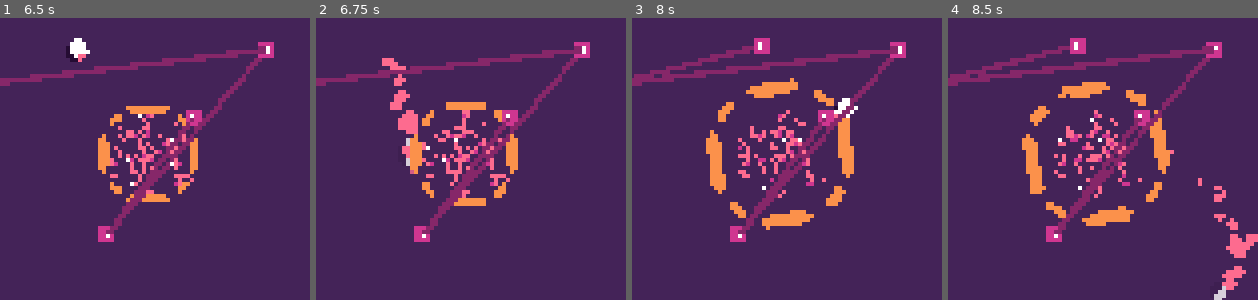
Above: before the commit, frames 1-4 (left to right).
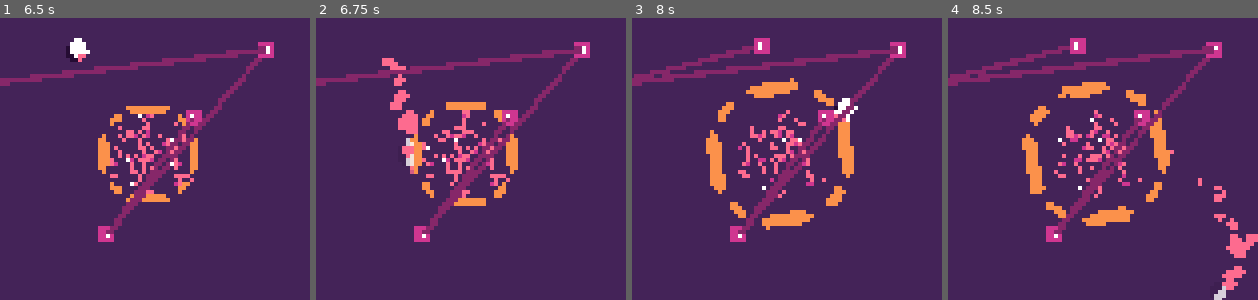
Above: after the commit, the same moments.

Repository: EdBarrancos/Signal
Game: Godot game, scene res://Game/Scenes/Game.tscn
The game is run twice, just before and just after one commit, with the same random seed, the same clock (stepped at 60 frames per second) and the same inputs. Sound files missing from this copy of the repository are replaced by a short silence.
Inputs:
- Up to frame 1 (6.5 s): hold Z (BOOST) 0.53-1.28 s; hold D (RIGHT) 0.53-2.03 s; tap X (CHORD) every 1.5 s from 1.35 to 5.85 s; hold Z (BOOST) 2.03-2.78 s; hold A (LEFT) 2.03-4.28 s; hold Z (BOOST) 3.53-4.28 s; hold D (RIGHT) from 4.28 s (still down); hold Z (BOOST) 5.03-5.78 s
- Up to frame 2 (6.75 s): keep holding D (RIGHT); hold Z (BOOST) from 6.53 s (still down)
- Up to frame 3 (8 s): keep holding D (RIGHT); release Z (BOOST) at 7.28 s; tap X (CHORD) at 7.35 s
- Up to frame 4 (8.5 s): release D (RIGHT) at 8.03 s; hold A (LEFT) from 8.03 s (still down); hold Z (BOOST) from 8.03 s (still down)
The pictures show only the part of the screen within x 34-84%, y 22-72%; the shares and areas given below are measured in that part.

Frame 1 is identical in both runs. In frame 2, 0.1% of the frame differs, in the area x 30-32%, y 43-54%; in frame 3, less than 0.1%; in frame 4, less than 0.1%.

Commit message:
Add Plant destruction and regrowth

Diff:
--- a/project/Plants/Scenes/Plant.tscn
+++ b/project/Plants/Scenes/Plant.tscn
@@ -1,9 +1,9 @@
-[gd_scene load_steps=7 format=2]
+[gd_scene load_steps=11 format=2]
 
-[ext_resource path="res://Plants/Assets/plant_sprites/plant.png" type="Texture" id=1]
+[ext_resource path="res://Plants/Assets/plant_sprites/sheets/plant2-Sheet.png" type="Texture" id=1]
 [ext_resource path="res://Plants/Scripts/Plant.gd" type="Script" id=2]
-[ext_resource path="res://Plants/Assets/plant_sprites/plant2.png" type="Texture" id=3]
-[ext_resource path="res://Plants/Assets/plant_sprites/plant3.png" type="Texture" id=4]
+[ext_resource path="res://Plants/Assets/plant_sprites/sheets/plant3-Sheet.png" type="Texture" id=3]
+[ext_resource path="res://Plants/Assets/plant_sprites/sheets/plant1-Sheet.png" type="Texture" id=5]
 
 [sub_resource type="Shader" id=3]
 code = "// original wind shader from https://github.com/Maujoe/godot-simple-wind-shader-2d/tree/master/assets/maujoe.simple_wind_shader_2d
@@ -38,10 +38,81 @@
 shader_param/wind = Vector2( 0, 0 )
 shader_param/heightOffset = 0.296
 
+[sub_resource type="RectangleShape2D" id=4]
+extents = Vector2( 1, 0.5 )
+
+[sub_resource type="Animation" id=7]
+resource_name = "Dead"
+length = 0.001
+tracks/0/type = "value"
+tracks/0/path = NodePath("Sprite:frame")
+tracks/0/interp = 1
+tracks/0/loop_wrap = true
+tracks/0/imported = false
+tracks/0/enabled = true
+tracks/0/keys = {
+"times": PoolRealArray( 0 ),
+"transitions": PoolRealArray( 1 ),
+"update": 1,
+"values": [ 0 ]
+}
+
+[sub_resource type="Animation" id=5]
+resource_name = "Grow"
+length = 0.6
+tracks/0/type = "value"
+tracks/0/path = NodePath("Sprite:frame")
+tracks/0/interp = 1
+tracks/0/loop_wrap = true
+tracks/0/imported = false
+tracks/0/enabled = true
+tracks/0/keys = {
+"times": PoolRealArray( 0, 0.2, 0.4, 0.6 ),
+"transitions": PoolRealArray( 1, 1, 1, 1 ),
+"update": 1,
+"values": [ 0, 1, 2, 3 ]
+}
+
+[sub_resource type="Animation" id=6]
+length = 0.001
+tracks/0/type = "value"
+tracks/0/path = NodePath("Sprite:frame")
+tracks/0/interp = 1
+tracks/0/loop_wrap = true
+tracks/0/imported = false
+tracks/0/enabled = true
+tracks/0/keys = {
+"times": PoolRealArray( 0 ),
+"transitions": PoolRealArray( 1 ),
+"update": 0,
+"values": [ 3 ]
+}
+
 [node name="Plant" type="Node2D"]
 script = ExtResource( 2 )
-plant_sprites = [ ExtResource( 1 ), ExtResource( 3 ), ExtResource( 4 ) ]
+plant_sprites = [ ExtResource( 5 ), ExtResource( 1 ), ExtResource( 3 ) ]
 
 [node name="Sprite" type="Sprite" parent="."]
 material = SubResource( 2 )
-texture = ExtResource( 1 )
+texture = ExtResource( 5 )
+hframes = 4
+frame = 3
+
+[node name="HitBox" type="Area2D" parent="."]
+collision_layer = 0
+collision_mask = 2
+
+[node name="CollisionShape2D" type="CollisionShape2D" parent="HitBox"]
+position = Vector2( 0, 1.5 )
+shape = SubResource( 4 )
+
+[node name="AnimationPlayer" type="AnimationPlayer" parent="."]
+autoplay = "RESET"
+anims/Dead = SubResource( 7 )
+anims/Grow = SubResource( 5 )
+anims/RESET = SubResource( 6 )
+
+[node name="Timer" type="Timer" parent="."]
+
+[connection signal="body_entered" from="HitBox" to="." method="_on_HitBox_body_entered"]
+[connection signal="timeout" from="Timer" to="." method="_on_Timer_timeout"]
--- a/project/Plants/Scripts/Plant.gd
+++ b/project/Plants/Scripts/Plant.gd
@@ -7,8 +7,12 @@
 onready var sprite = $Sprite
 onready var rng = RandomNumberGenerator.new()
 
-export var plant_sprite_path = "res://Plants/Assets/plant_sprites/"
 export(Array, Texture) var plant_sprites = []
+
+onready var timer = $Timer
+export(float) var MAX_SECONDS_BEFORE_REGROWTH = 1
+
+onready var animation_player = $AnimationPlayer
 
 ###########
 #VARIABLES#
@@ -37,3 +41,13 @@
 ##############
 #MISCELANIOUS#
 ##############
+
+
+func _on_HitBox_body_entered(body):
+	animation_player.play("Dead")
+	timer.set_wait_time(rng.randf_range(0, MAX_SECONDS_BEFORE_REGROWTH))
+	timer.start()
+
+
+func _on_Timer_timeout():
+	animation_player.play("Grow")
--- a/project/Stages/Arena/Scenes/Arena.tscn
+++ b/project/Stages/Arena/Scenes/Arena.tscn
@@ -315,6 +315,8 @@
 format = 1
 tile_data = PoolIntArray( -1, 0, 0, -65536, 0, 458755, -65535, 0, 1, -65534, 0, 1, -65533, 0, 6, -65532, 0, 458757, -65 …(2717 unchanged characters)…
 
+[node name="GrassContainer" type="Node2D" parent="."]
+
 [node name="Player" parent="." instance=ExtResource( 1 )]
 position = Vector2( 30, 51 )
 
--- a/project/Stages/Arena/Scripts/NoteSpawner.gd
+++ b/project/Stages/Arena/Scripts/NoteSpawner.gd
@@ -2,6 +2,7 @@
 class_name NoteSpawner
 
 onready var notes_container = $"../Notes" ;
+onready var grass_container = $"../GrassContainer";
 
 export(Resource) var note;
 export(Resource) var patch;
@@ -24,7 +25,7 @@
 
 func spawn_patch():
 	var new_path = patch.instance()
-	add_child(new_path)
+	grass_container.add_child(new_path)
 	new_path.position = random_position(new_path.radius)
 	return new_path
 
Binary file added: project/Plants/Assets/plant_sprites/sheets/plant1-Sheet.png
Not shown, added: project/Plants/Assets/plant_sprites/sheets/plant1-Sheet.png.import
Binary file added: project/Plants/Assets/plant_sprites/sheets/plant2-Sheet.png
Not shown, added: project/Plants/Assets/plant_sprites/sheets/plant2-Sheet.png.import
Binary file added: project/Plants/Assets/plant_sprites/sheets/plant3-Sheet.png
Not shown, added: project/Plants/Assets/plant_sprites/sheets/plant3-Sheet.png.import
Not shown, changed: assets/visual/plant.aseprite
Not shown, changed: assets/visual/plant2.aseprite
Not shown, changed: assets/visual/plant3.aseprite
